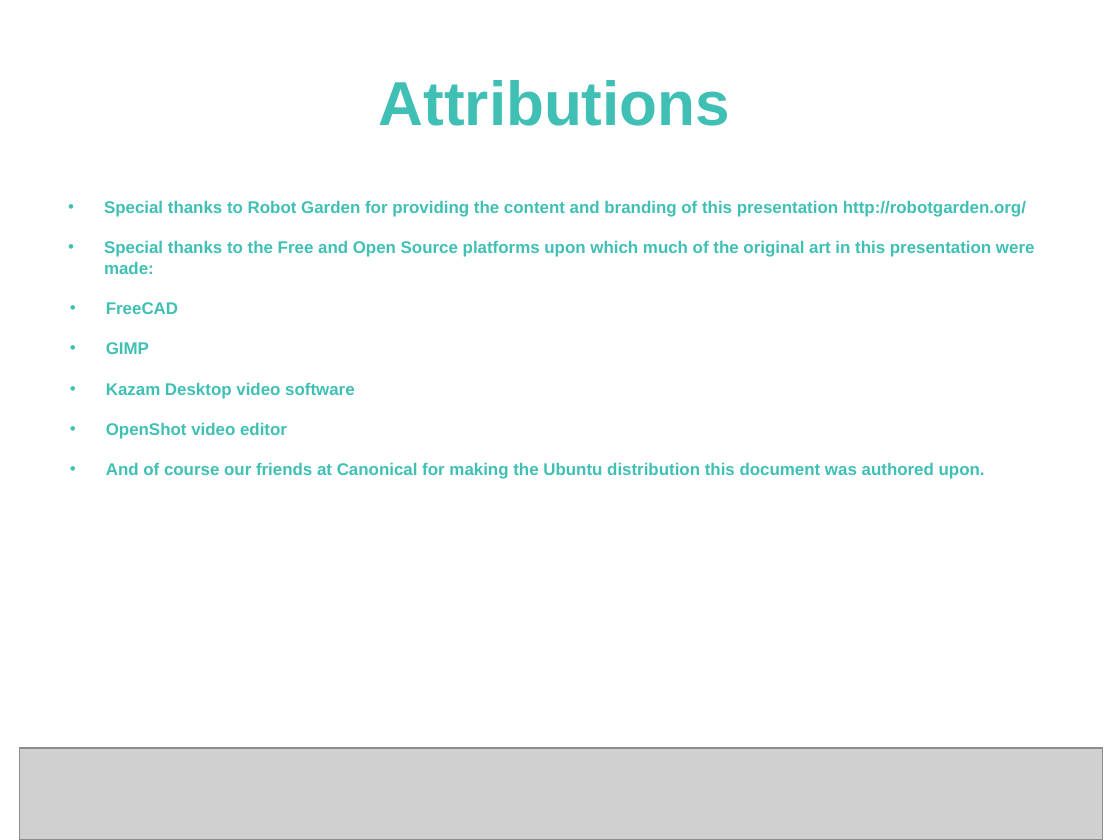
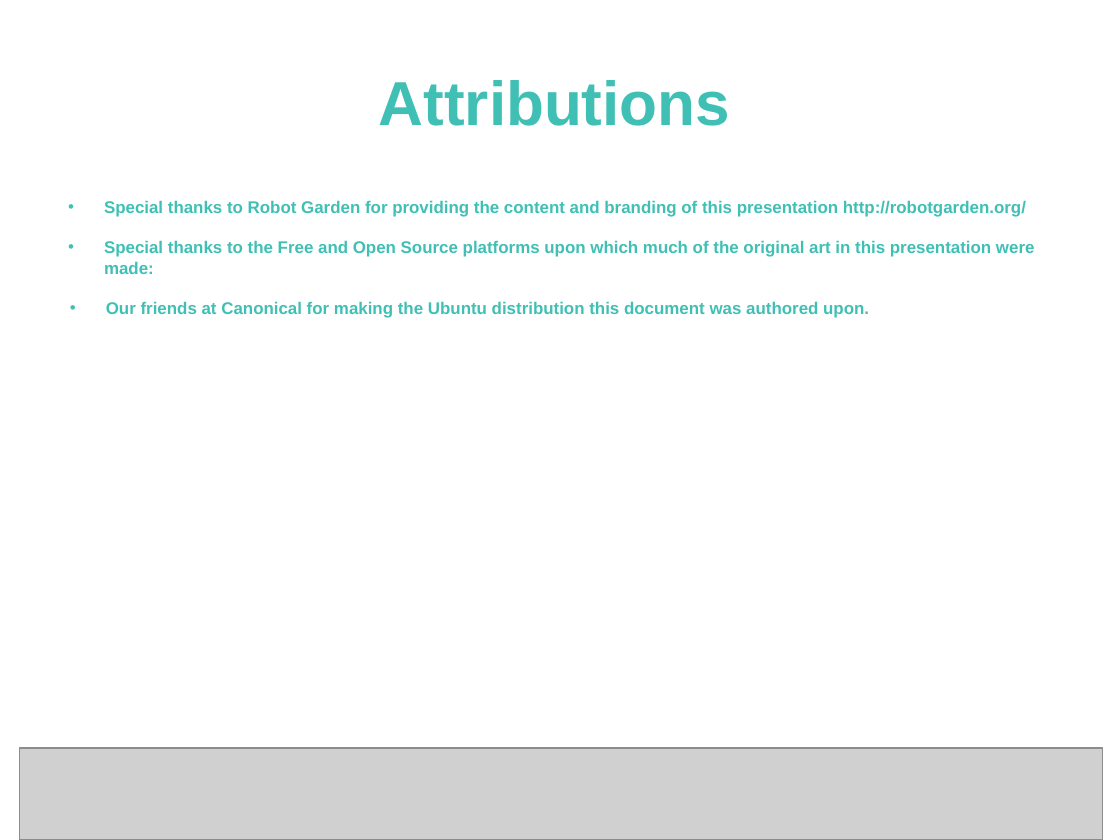
Before and after one commit to RobotGarden/3d_printing_intro, a slide deck: slide 10 of RobotGardenMakersAndYou.odp. Drawn at 1120x840 pixels with LibreOffice and Linux fonts; fonts in the diff are those of the drawing; grey boxes stand for pictures. Boxes give left, top, right and bottom in pixels: in the first picture for what was removed or moved away, otherwise in the second. Text is boxed around its words. In the diff, an @@ line names an element or a change of style, - is before the commit and + after.

```diff
--- a/RobotGardenMakersAndYou.odp
+++ b/RobotGardenMakersAndYou.odp
@@ text at [106,301,869,318]: text changed @@
-• FreeCAD
-• GIMP
-• Kazam Desktop video software
-• OpenShot video editor
-• And of course our friends at Canonical for making the Ubuntu distribution this document was authored upon.
+• Our friends at Canonical for making the Ubuntu distribution this document was authored upon.
```
Also in this commit, not shown: 4 other slides changed, 3 other files.
